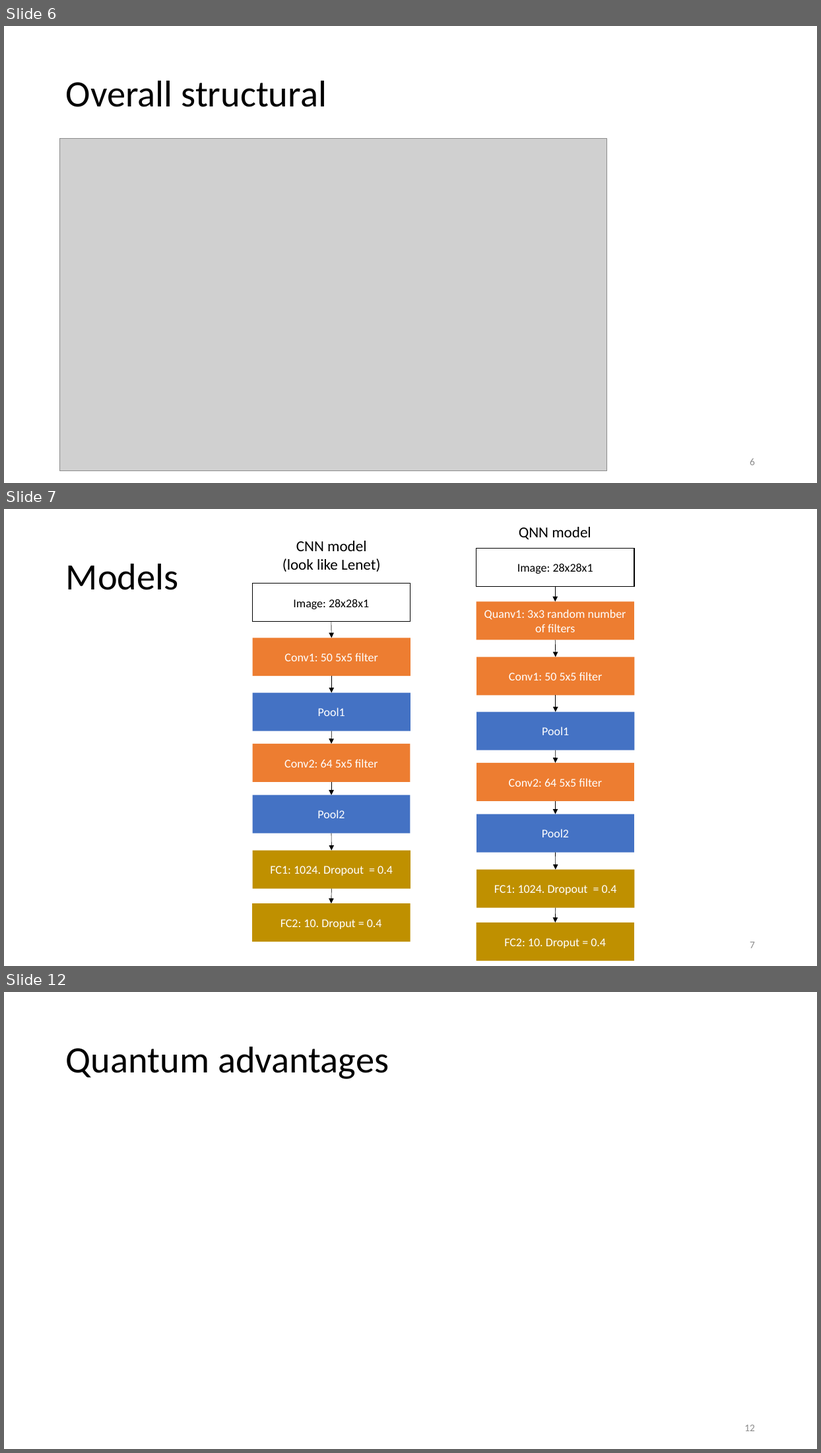
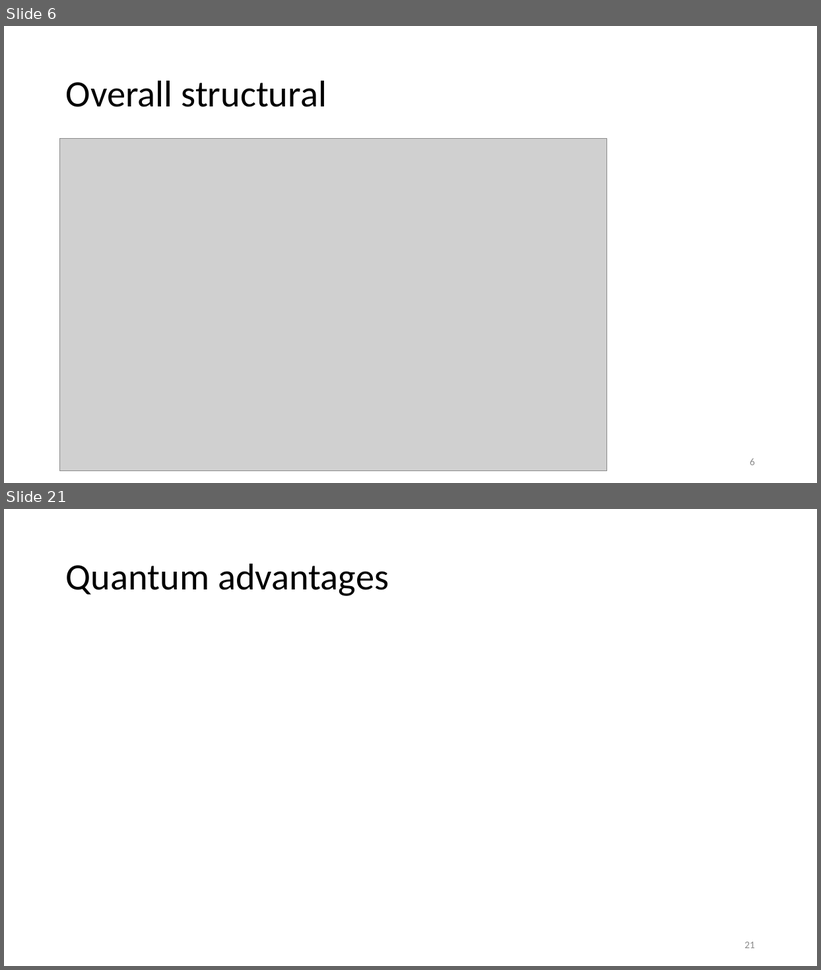
Before and after one commit to vutuanhai237/DynamicQNN, a slide deck: thesis/Quanvolutional neural network.pptx. Shown one above the other, each under a label of ours: slides 6, 7 and 12 before the commit, slides 6 and 21 after it; the slides between them are not shown. The pictures are 821x1453 and 821x970 pixels, drawn with LibreOffice and Linux fonts; fonts in the diff are those of the drawing; grey boxes stand for pictures. Boxes give left, top, right and bottom in pixels: in the first picture for what was removed or moved away, otherwise in the second. Text is boxed around its words. In the diff, an @@ line names an element or a change of style, - is before the commit and + after.

```diff
--- a/thesis/Quanvolutional neural network.pptx
+++ b/thesis/Quanvolutional neural network.pptx
@@ slide 7 removed at [4, 509, 817, 966], background #FFFFFF @@
@@ text removed at [519, 527, 591, 539] @@
-QNN model
@@ text removed at [283, 541, 380, 572] @@
-CNN model
-(look like Lenet)
@@ rectangle removed at [477, 548, 635, 586] @@
-Image: 28x28x1
@@ title removed at [66, 563, 179, 590] @@
-Models
@@ rectangle removed at [252, 584, 411, 622] @@
-Image: 28x28x1
@@ arrow removed from (556, 586) to (556, 601) @@
@@ rectangle removed at [477, 601, 635, 640] @@
-Quanv1: 3x3 random number of filters
@@ arrow removed from (331, 622) to (331, 638) @@
@@ rectangle removed at [253, 638, 411, 676] @@
-Conv1: 50 5x5 filter
@@ arrow removed from (556, 640) to (556, 657) @@
@@ rectangle removed at [477, 657, 635, 696] @@
-Conv1: 50 5x5 filter
@@ arrow removed from (331, 676) to (331, 693) @@
@@ rectangle removed at [253, 693, 411, 731] @@
-Pool1
@@ arrow removed from (556, 696) to (556, 712) @@
@@ rectangle removed at [477, 712, 635, 751] @@
-Pool1
@@ rectangle removed at [253, 744, 411, 782] @@
-Conv2: 64 5x5 filter
@@ arrow removed from (331, 731) to (331, 744) @@
@@ rectangle removed at [477, 763, 635, 802] @@
-Conv2: 64 5x5 filter
@@ arrow removed from (556, 751) to (556, 763) @@
@@ arrow removed from (331, 782) to (331, 795) @@
@@ rectangle removed at [253, 795, 411, 834] @@
-Pool2
@@ arrow removed from (556, 801) to (556, 815) @@
@@ rectangle removed at [477, 815, 635, 853] @@
-Pool2
@@ arrow removed from (331, 834) to (331, 851) @@
@@ rectangle removed at [253, 851, 411, 889] @@
-FC1: 1024. Dropout = 0.4
@@ arrow removed from (556, 853) to (556, 870) @@
@@ rectangle removed at [477, 870, 635, 908] @@
-FC1: 1024. Dropout = 0.4
@@ rectangle removed at [252, 904, 411, 942] @@
-FC2: 10. Droput = 0.4
@@ arrow removed from (331, 889) to (331, 904) @@
@@ rectangle removed at [477, 923, 635, 962] @@
-FC2: 10. Droput = 0.4
@@ arrow removed from (556, 908) to (556, 923) @@
@@ page number removed at [750, 942, 755, 949] @@
-7
@@ what was slide 12 is now slide 21 @@
@@ page number at [745, 942, 755, 949]: text changed @@
-12
+21
```
Also in this commit, not shown: 12 slides changed, 3 slides added, 9 other slides removed.
